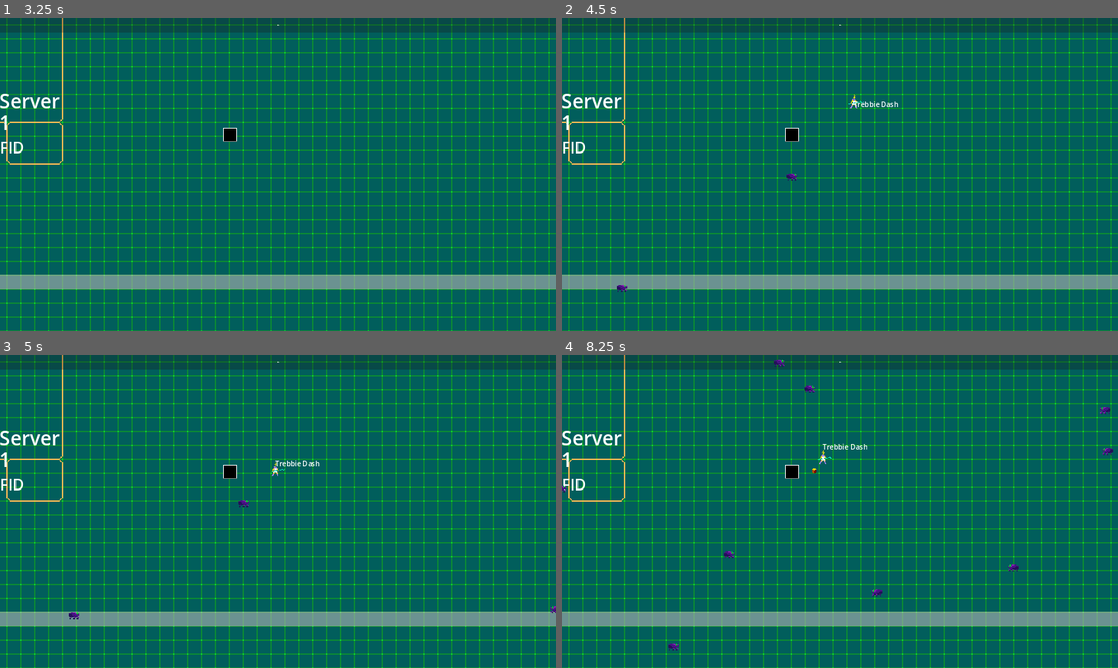
Above: before the commit, frames 1-4 (two rows, left to right).
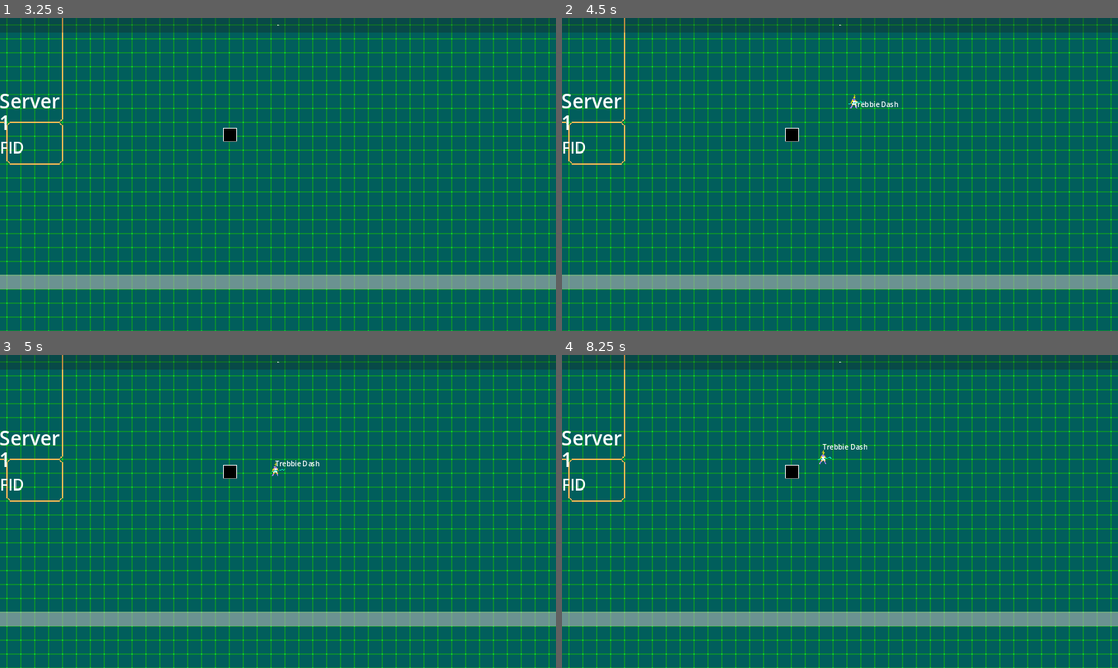
Above: after the commit, the same moments.

Repository: lokasc/rsPrototype
Game: Godot game, scene res://ver_1/game/main/game_manager.tscn
The game is run twice, just before and just after one commit, with the same random seed, the same clock (stepped at 60 frames per second) and the same inputs.
Inputs (mouse positions are in pixels of both pictures, inside the frame that each line leads up to):
- Up to frame 1 (3.25 s): click (322, 27) at 0.52 s; type "12" at 0.6 s; click "Host" at 1.25 s; tap Enter at 2 s; move the mouse to (400, 158) at 2.02 s; hold D (right) 2.03-2.78 s; tap E (ability_1) at 2.1, 2.85 s; move the mouse to (133, 39) at 2.77 s; hold S (down) from 2.78 s (still down)
- Up to frame 2 (4.5 s): move the mouse to (895, 105) at 3.52 s; release S (down) at 3.53 s; hold D (right) 3.53-4.28 s; click (895, 105) at 3.6 s; tap E (ability_1) at 3.8, 4.35 s; move the mouse to (812, 237) at 4.27 s; hold W (up) from 4.28 s (still down)
- Up to frame 3 (5 s): keep holding W (up)
- Up to frame 4 (8.25 s): move the mouse to (1006, 558) at 5.02 s; release W (up) at 5.03 s; hold A (left) 5.03-6.53 s; tap E (ability_1) at 5.1, 6.05, 6.6, 7.35 s; move the mouse to (673, 464) at 5.77 s; click (673, 464) at 5.85 s; move the mouse to (867, 511) at 6.52 s; hold S (down) 6.53-7.28 s; move the mouse to (756, 433) at 7.27 s; hold D (right) 7.28-8.03 s; move the mouse to (962, 495) at 8.02 s; hold W (up) from 8.03 s (still down); click (962, 495) at 8.1 s

Frame 1 is identical in both runs. In frame 2, less than 0.1% of the frame differs, in the area x 9-43%, y 49-88%; in frame 3, less than 0.1%; in frame 4, 0.3%, in the area x 0-100%, y 1-95%.

Commit message:
Added "dont spawn enemies" debug flag
- Fixed some health bar bugs as well
Known issues:
- Network sync with physics related abilities

Diff:
--- a/ver_1/character/hero/Trebbie/trebbie.tscn
+++ b/ver_1/character/hero/Trebbie/trebbie.tscn
@@ -26,6 +26,9 @@
 properties/3/path = NodePath("MultiplayerSynchronizer:mouse_pos")
 properties/3/spawn = true
 properties/3/replication_mode = 1
+properties/4/path = NodePath("MultiplayerSynchronizer:ability_1")
+properties/4/spawn = true
+properties/4/replication_mode = 2
 
 [sub_resource type="CapsuleShape2D" id="CapsuleShape2D_g3diu"]
 radius = 6.0
--- a/ver_1/character/hero/Trebbie/trebbie_dash.gd
+++ b/ver_1/character/hero/Trebbie/trebbie_dash.gd
@@ -19,14 +19,12 @@
 @onready var hitbox : Area2D = $HitBox
 # Current knockback, this will be changed when knockback code is added
 @onready var collisionbox : CollisionShape2D = $CollisionBox/CollisionShape2D
-# Initialize abilities
-# WARNING: export variables wont be avaliable on init, use enter_tree
+
+
 func _init():
 	super()
 	pass
 
-# Initalize export variables, called before @onready or _ready()
-# WARNING: Child nodes have not entered the tree yet.
 func _enter_tree():
 	a_stats.cd = initial_cd
 	a_stats.atk = initial_dmg
@@ -42,9 +40,7 @@
 	collisionbox.visible = false
 	if zero_cd:
 		a_stats.cd = 0
-# Use statemachine logic if ability requires it
-# use variable HERO to access hero's variables and functions
-# Emit state_change(self, "new state name") to change out of state.
+
 func enter():
 	# Store hero position and the direction when the ability is used
 	original_pos = hero.position
--- a/ver_1/character/hero/base_hero.gd
+++ b/ver_1/character/hero/base_hero.gd
@@ -9,7 +9,7 @@
 signal on_basic_attack
 signal on_attack_hit
 signal on_hit #enemy hit u
-signal player_die #hero just die
+signal player_die() #hero just die
 
 const DECELERATION = 80
 
@@ -60,7 +60,7 @@
 
 	_init_stats()
 	current_health = char_stats.maxhp
-	player_die.connect(on_player_die)
+	player_die.connect(to_clients_player_died)
 
 func _ready():
 	_init_states()
@@ -124,8 +124,15 @@
 	if current_health <= 0:
 		player_die.emit()
 
+func to_clients_player_died():
+	on_player_die.rpc()
+
+@rpc("call_local", "reliable")
 func on_player_die():
 	IS_DEAD = true
 	input.canMove = false
 	set_process(false)
 	set_physics_process(false)
+
+func is_alive() -> bool:
+	return !(IS_DOWNED || IS_DEAD)
--- a/ver_1/game/UI/ui_manager.gd
+++ b/ver_1/game/UI/ui_manager.gd
@@ -22,8 +22,12 @@
 	pass
 
 func _process(delta: float) -> void:
-	if my_player:
+	if !my_player: return
+
+	if my_player.is_alive():
 		health_bar.value = my_player.current_health
+	else:
+		health_bar.value = 0
 
 func hide_ui():
 	visible = false
--- a/ver_1/game/main/game_manager.tscn
+++ b/ver_1/game/main/game_manager.tscn
@@ -8,6 +8,8 @@
 
 [node name="GameManager" type="Node2D"]
 script = ExtResource("1_btbqh")
+wait_for_player = true
+dont_spawn_enemies = true
 
 [node name="NetManager" parent="." instance=ExtResource("2_188hs")]
 
--- a/ver_1/game_manager.gd
+++ b/ver_1/game_manager.gd
@@ -11,7 +11,9 @@
 static var Instance : GameManager
 
 ## TEST BOOLS
+@export_subgroup("Debug")
 @export var wait_for_player : bool = false
+@export var dont_spawn_enemies : bool = false
 
 signal end_game
 signal start_lvl_up_sequence(item : Array)
@@ -58,6 +60,8 @@
 func start_game():
 	time = 0
 	is_started = true
+	if dont_spawn_enemies: return
+
 	spawner._start_timer()
 
 func on_end_game():
